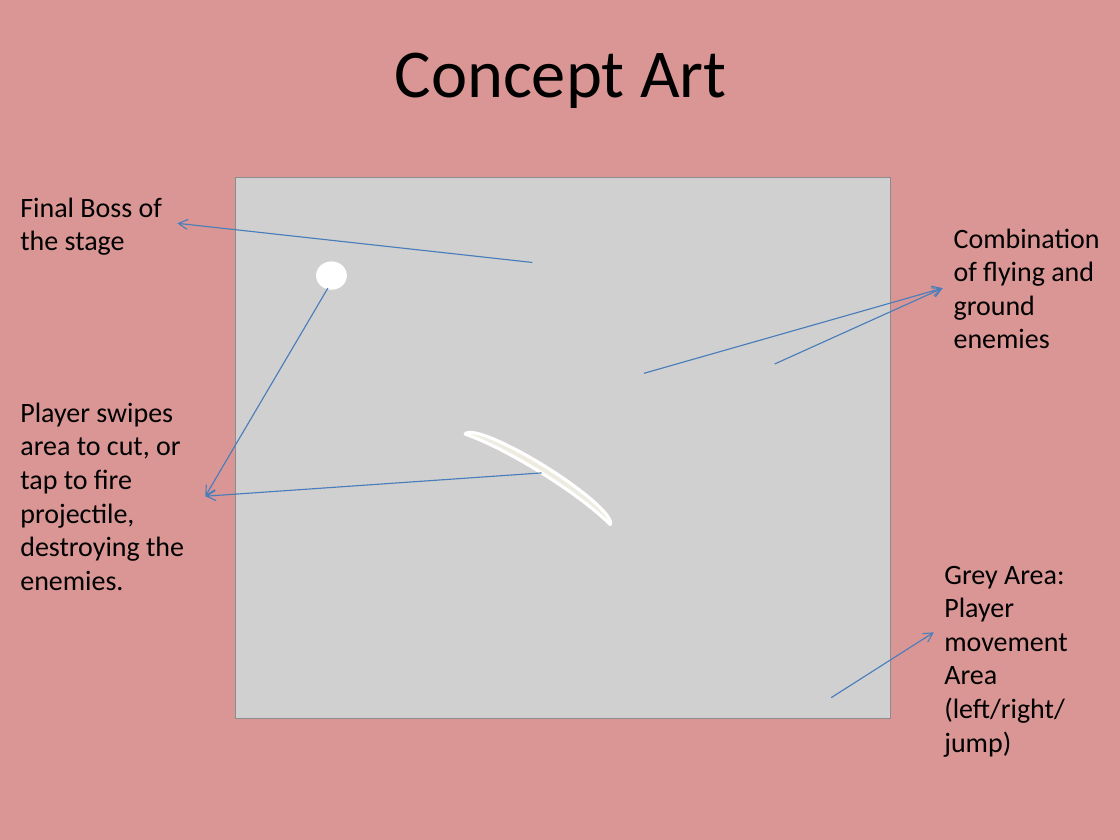
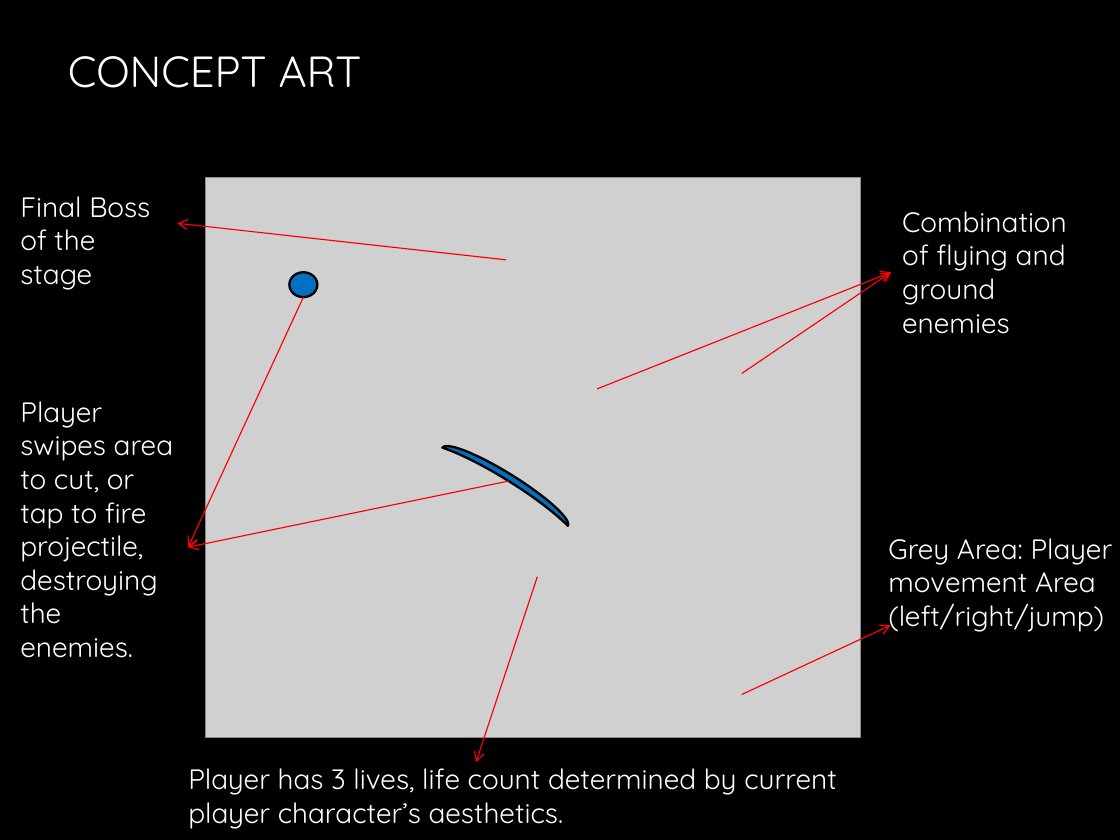
Before and after one commit to kt-chin/Games-and-Interactive-Entertainment-Business-and-Practice, a slide deck: slide 5 of Crystal Maze Disaster.pptx. Drawn at 1120x840 pixels with LibreOffice and Linux fonts; fonts in the diff are those of the drawing; grey boxes stand for pictures; background and template pictures are left out. Boxes give left, top, right and bottom in pixels: in the first picture for what was removed or moved away, otherwise in the second. Text is boxed around its words. In the diff, an @@ line names an element or a change of style, - is before the commit and + after.

Commit message:
Updated PPT

```diff
--- a/Crystal Maze Disaster.pptx
+++ b/Crystal Maze Disaster.pptx
@@ background #D99694 to picture (left out) @@
@@ title at [68,56,362,88]: text changed; size 44 to 28 pt; font Calibri to Quicksand; text colour #000000 to gradient #FFFFFF to #BFBFBF @@
-Concept Art
+CONCEPT ART
@@ picture: place and size @@
-picture at [235,177,890,718]
+picture at [205,177,860,737]
@@ text "Combination of flying and ground ...": place and size @@
-text "Combination of flying and ground ..." at [954,228,1100,348]
+text "Combination of flying and ground ..." at [902,211,1067,334]
@@ arrow moved from (532, 262) - (177, 223) to (506, 260) - (177, 223) @@
@@ arrow (506, 260) - (177, 223): stroke #4B7EBC 0.75 pt to #FF0000 0.75 pt @@
@@ arrow moved from (328, 288) - (205, 496) to (304, 297) - (188, 548) @@
@@ arrow (304, 297) - (188, 548): stroke #4B7EBC 0.75 pt to #FF0000 0.75 pt @@
@@ ellipse: place and size @@
-ellipse at [318,263,346,289]
+ellipse at [289,272,317,297]
@@ ellipse at [289,272,317,297]: fill #FFFFFF to #0070C0; outline #FFFFFF 2 pt to #000000 1.5 pt @@
@@ arrow moved from (644, 373) - (943, 288) to (597, 389) - (892, 272) @@
@@ arrow (597, 389) - (892, 272): stroke #4B7EBC 0.75 pt to #FF0000 0.75 pt @@
@@ arrow moved from (775, 364) - (943, 288) to (741, 373) - (892, 272) @@
@@ arrow (741, 373) - (892, 272): stroke #4B7EBC 0.75 pt to #FF0000 0.75 pt @@
@@ moon: place and size @@
-moon at [465,422,618,525]
+moon at [442,436,575,525]
@@ moon at [442,436,575,525]: fill #EEECE1 to #0070C0; outline #FFFFFF 2 pt to #000000 1.5 pt @@
@@ arrow moved from (542, 473) - (205, 496) to (508, 480) - (188, 548) @@
@@ arrow (508, 480) - (188, 548): stroke #4B7EBC 0.75 pt to #FF0000 0.75 pt @@
@@ font Calibri to Quicksand, text colour #000000 to #FFFFFF in 4 elements at [20,196,150,290], [902,211,1067,334], [20,401,174,658], [888,538,1113,632] @@
@@ text "Grey Area: Player movement Area ...": place and size @@
-text "Grey Area: Player movement Area ..." at [944,566,1067,757]
+text "Grey Area: Player movement Area ..." at [888,538,1113,632]
@@ arrow added from (538, 577) to (476, 763), #FF0000 0.75 pt @@
@@ arrow moved from (831, 698) - (934, 633) to (741, 694) - (890, 625) @@
@@ arrow (741, 694) - (890, 625): stroke #4B7EBC 0.75 pt to #FF0000 0.75 pt @@
@@ text added at [188,760,836,829], 18 pt, text #FFFFFF @@
+Player has 3 lives, life count determined by current player character’s aesthetics.
```
Also in this commit, not shown: 4 other slides changed, 4 slides added, 1 slide removed.
